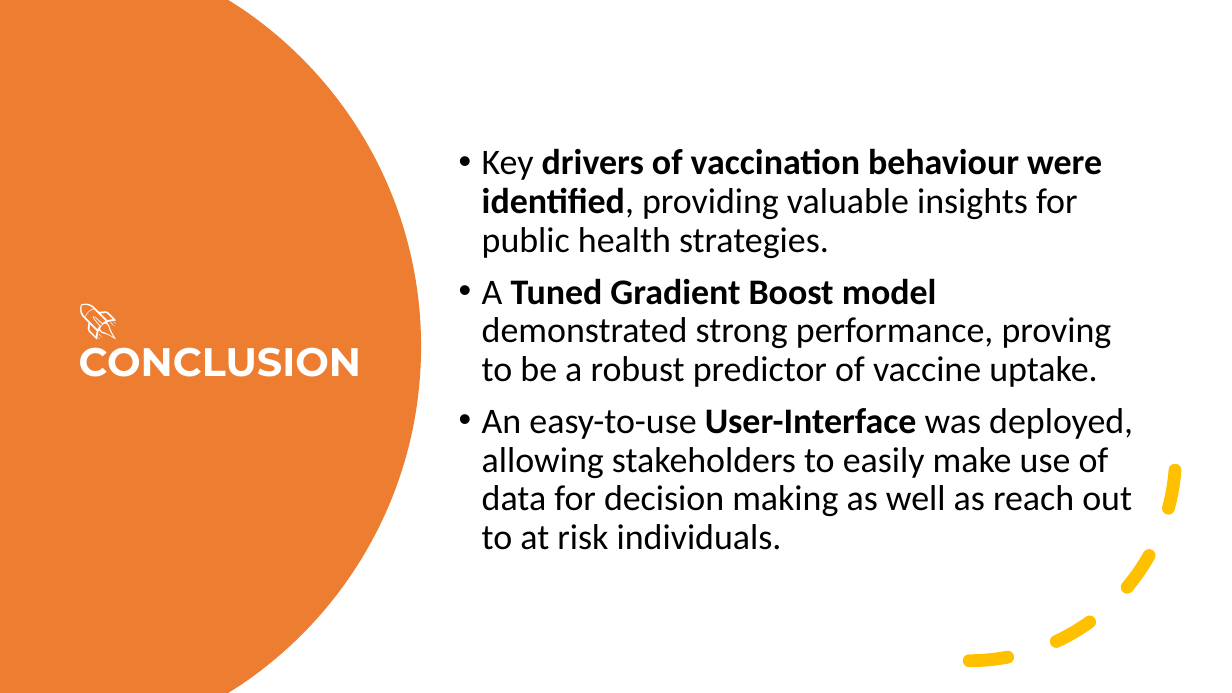
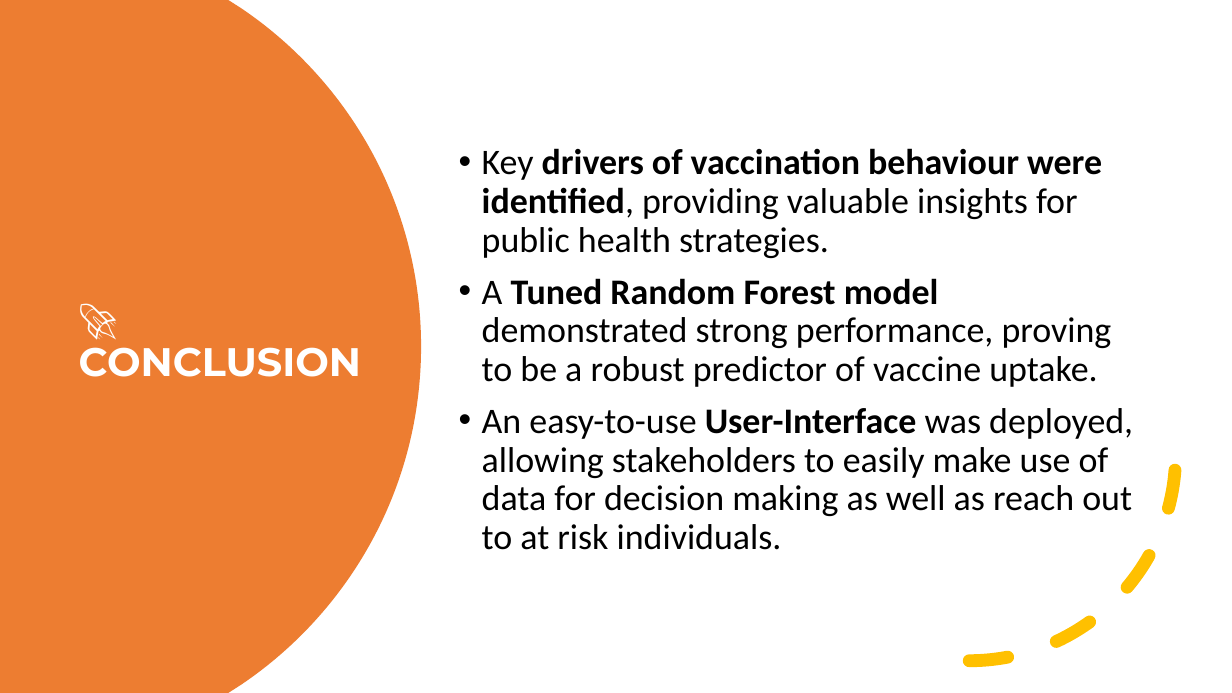
Before and after one commit to JemmyKuria/Vaccine_Project, a slide deck: slide 10 of PREDICTING VACCINE UPTAKE.pptx. Drawn at 1232x693 pixels with LibreOffice and Linux fonts; fonts in the diff are those of the drawing. Boxes give left, top, right and bottom in pixels: in the first picture for what was removed or moved away, otherwise in the second. Text is boxed around its words. In the diff, an @@ line names an element or a change of style, - is before the commit and + after.

```diff
--- a/PREDICTING VACCINE UPTAKE.pptx
+++ b/PREDICTING VACCINE UPTAKE.pptx
@@ text at <box>482,278,1112,387</box>: text changed @@
-• A Tuned Gradient Boost model demonstrated strong performance, proving to be a robust predictor of vaccine uptake.
+• A Tuned Random Forest model demonstrated strong performance, proving to be a robust predictor of vaccine uptake.
```
Also in this commit, not shown: 2 other slides changed, 2 other files.
